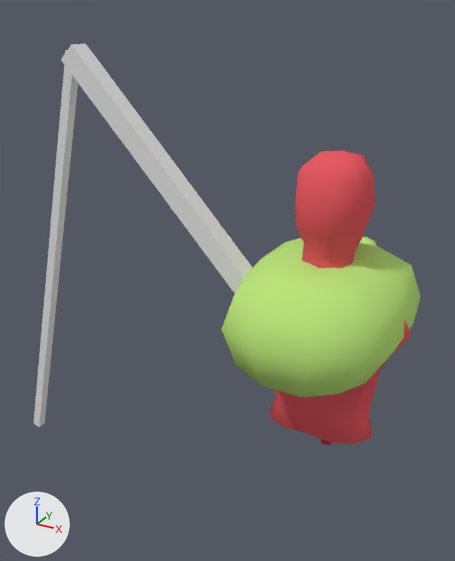
The Blender file datas/meshes/drider.blend: old version first, new version second.
Camera for both pictures: a 50 mm lens placed at (0.424, -1.206, 0.636), pointed at (-0.304, 0.118, -0.026). The axes (+X, +Y, +Z) are drawn at lower left. The lights are the same throughout.

In view in the first picture: '0-torso-low', '1-torso-high', '2-upper-leg', '3-lower-leg'.
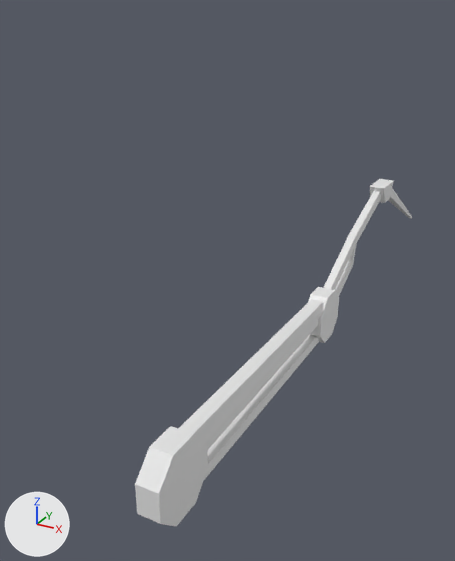
Commit message: Use modelized legs for Drider.

Changed parts and their boxes (x1, y1, x2, y2) in the pictures (455 x 561 px):
'0-torso-low', hidden (green): before (221, 237, 421, 398)
'2-upper-leg', reshaped, moved, turned: before (61, 44, 252, 293); after (135, 287, 339, 526)
'1-torso-high', hidden (red): before (270, 150, 412, 446)
'3-lower-leg', reshaped, moved, turned: before (34, 50, 78, 427); after (323, 179, 412, 297)

What the commit changed:
me_2_upper_leg is used by ob_2_upper_leg; location (-0.176, 0.0, 0.02); rotation (0.822, 0.0, 1.571), in degrees (47, 0, 90).
me_2_upper_leg had 8 vertices, 6 faces and spanned x -0.025..0.025, y 0.0..0.7, z -0.025..0.025.
me_2_upper_leg now has 48 vertices, 40 faces and spans x -0.02..0.02, y -0.065..0.655, z -0.065..0.065.
me_2_upper_leg part 1: the whole mesh is rebuilt.
me_3_lower_leg is used by ob_3_lower_leg; parent ob_2_upper_leg; location (0.0, 0.7, 0.0); rotation (-2.144, 0.0, 0.0), in degrees (-123, 0, 0).
me_3_lower_leg had 8 vertices, 6 faces and spanned x -0.013..0.013, y 0.0..1.2, z -0.013..0.013.
me_3_lower_leg now has 38 vertices, 33 faces and spans x -0.019..0.019, y -0.017..0.802, z -0.027..0.206.
me_3_lower_leg part 2: the whole mesh is rebuilt.
Object '1-torso-high' (ob_1_torso_high) is now hidden.
Object '0-torso-low' (ob_0_torso_low) is now hidden.
Object '2-upper-leg' (ob_2_upper_leg) turns from (47, 0, 90) to (0, 0, 0) degrees about x, y and z.
Object '2-upper-leg' (ob_2_upper_leg) moves from (-0.176, 0.0, 0.02) to (0.0, -0.6, 0.0).
Object '3-lower-leg' (ob_3_lower_leg) turns from (-123, 0, 0) to (0, 0, 0) degrees about x, y and z.
Object '3-lower-leg' (ob_3_lower_leg) moves from (0.0, 0.7, 0.0) to (0.0, 0.6, 0.0).
